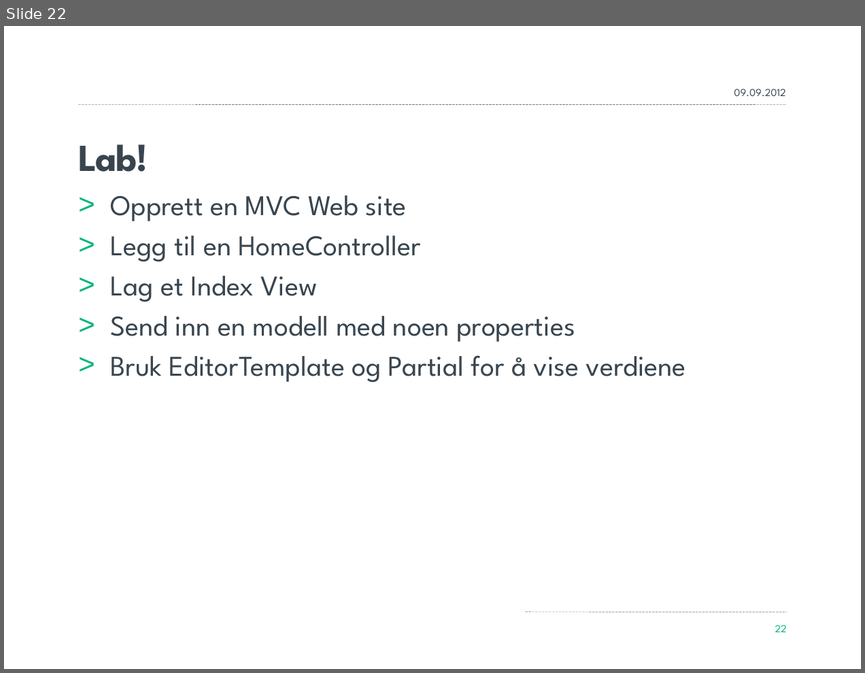
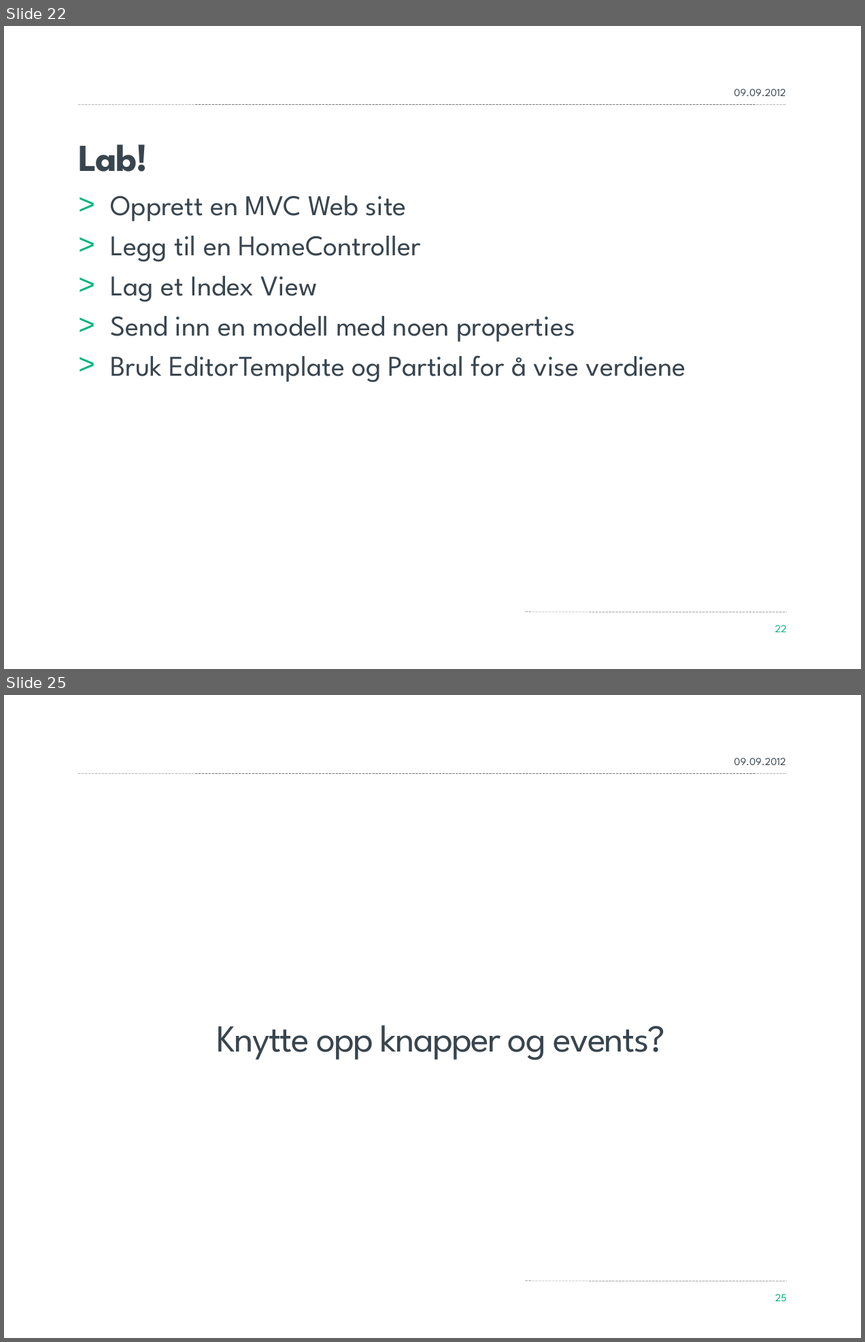
Before and after one commit to yngvebn/MVCKurs, a slide deck: Material/MVC.pptx. Shown one above the other, each under a label of ours: slide 22 before the commit, slides 22 and 25 after it; the slides between them are not shown. The pictures are 865x673 and 865x1342 pixels, drawn with LibreOffice and Linux fonts; fonts in the diff are those of the drawing; background and template pictures are left out. Boxes give left, top, right and bottom in pixels: in the first picture for what was removed or moved away, otherwise in the second. Text is boxed around its words. In the diff, an @@ line names an element or a change of style, - is before the commit and + after.

```diff
--- a/Material/MVC.pptx
+++ b/Material/MVC.pptx
@@ slide 25 added at (4,695,861,1338), background #FFFFFF; not listed: 2 template elements that a slide beside it also shows @@
@@ text added at (734,758,785,765), 9 pt, text #38454F @@
+09.09.2012
@@ title added at (217,1025,665,1060), 32 pt, text #38454F @@
+Knytte opp knapper og events?
@@ page number added at (775,1293,787,1301), 9 pt, text #00B57C @@
+25
```
Also in this commit, not shown: 1 slide changed, 6 other slides added, 26 other files.
